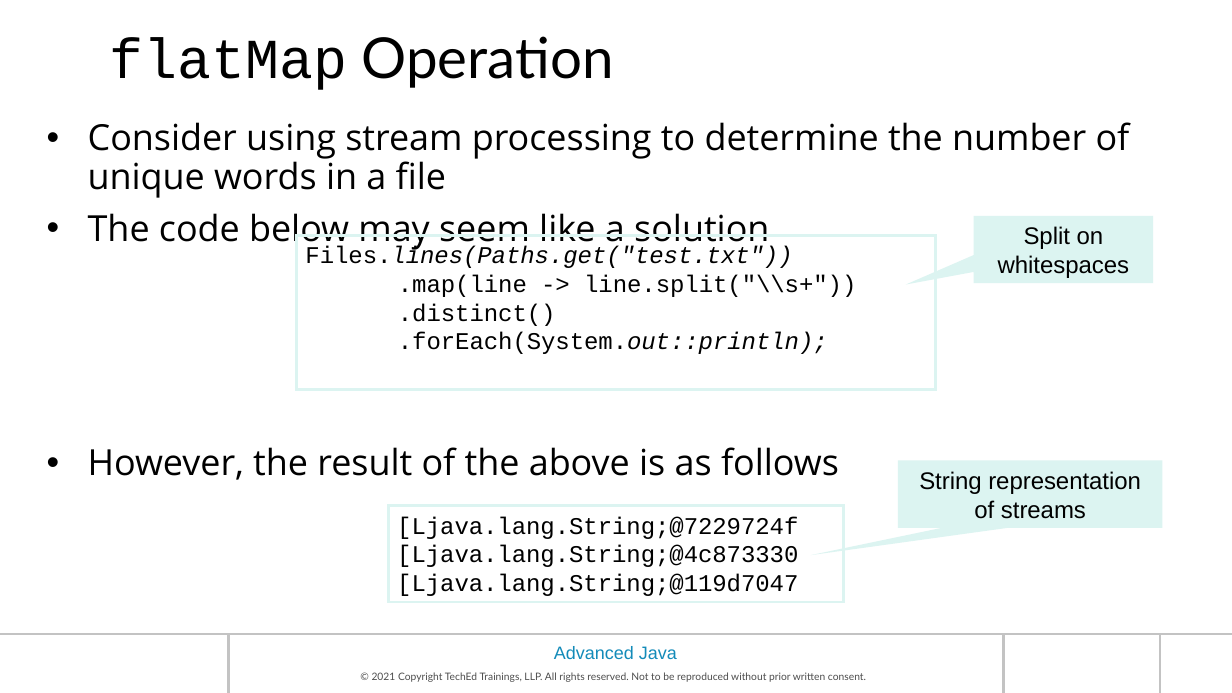
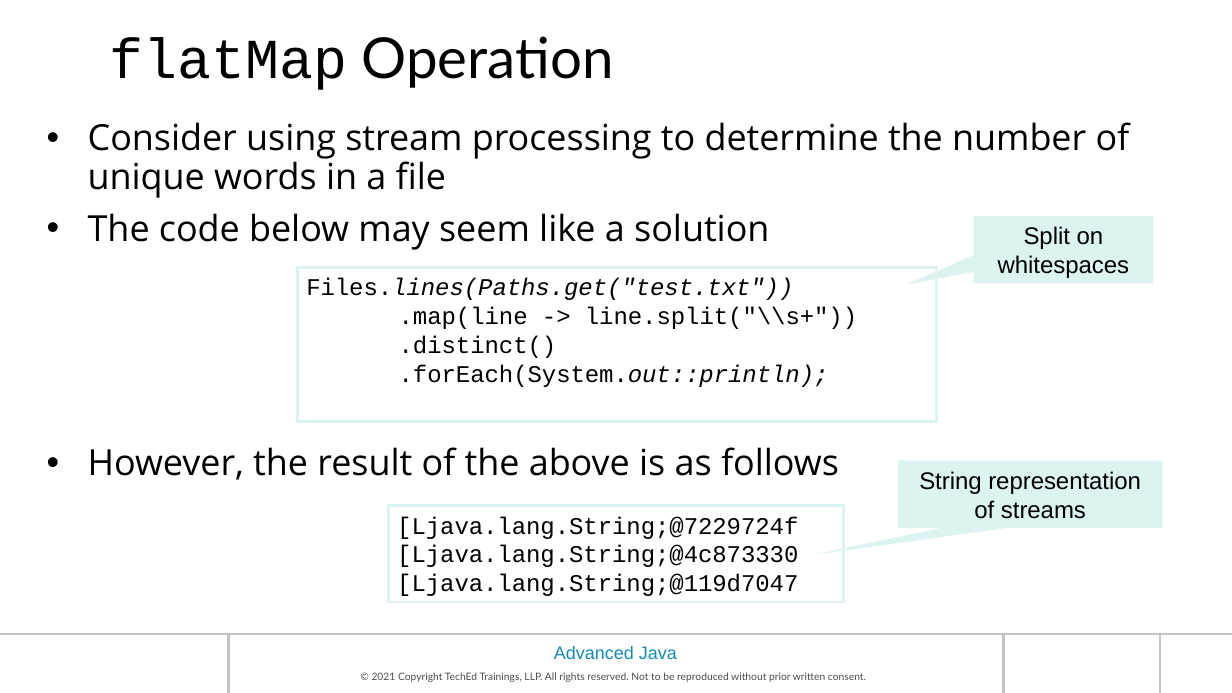
Before and after one commit to techelly/gladvancejavatraining, a slide deck: slide 44 of content/HAN_AdvancedJava_Ch02-Streaming API & Other Java8 Features.pptx. Drawn at 1232x693 pixels with LibreOffice and Linux fonts; fonts in the diff are those of the drawing; background and template pictures are left out. Boxes give left, top, right and bottom in pixels: in the first picture for what was removed or moved away, otherwise in the second. Text is boxed around its words. In the diff, an @@ line names an element or a change of style, - is before the commit and + after.

```diff
--- a/content/HAN_AdvancedJava_Ch02-Streaming API & Other Java8 Features.pptx
+++ b/content/HAN_AdvancedJava_Ch02-Streaming API & Other Java8 Features.pptx
@@ rectangle "Files.lines(Paths.get("test.txt"))": place and size @@
-rectangle "Files.lines(Paths.get("test.txt"))" at box(297, 236, 936, 390)
+rectangle "Files.lines(Paths.get("test.txt"))" at box(298, 267, 937, 421)
```
Also in this commit, not shown: 1 other slide changed, 10 other files.
